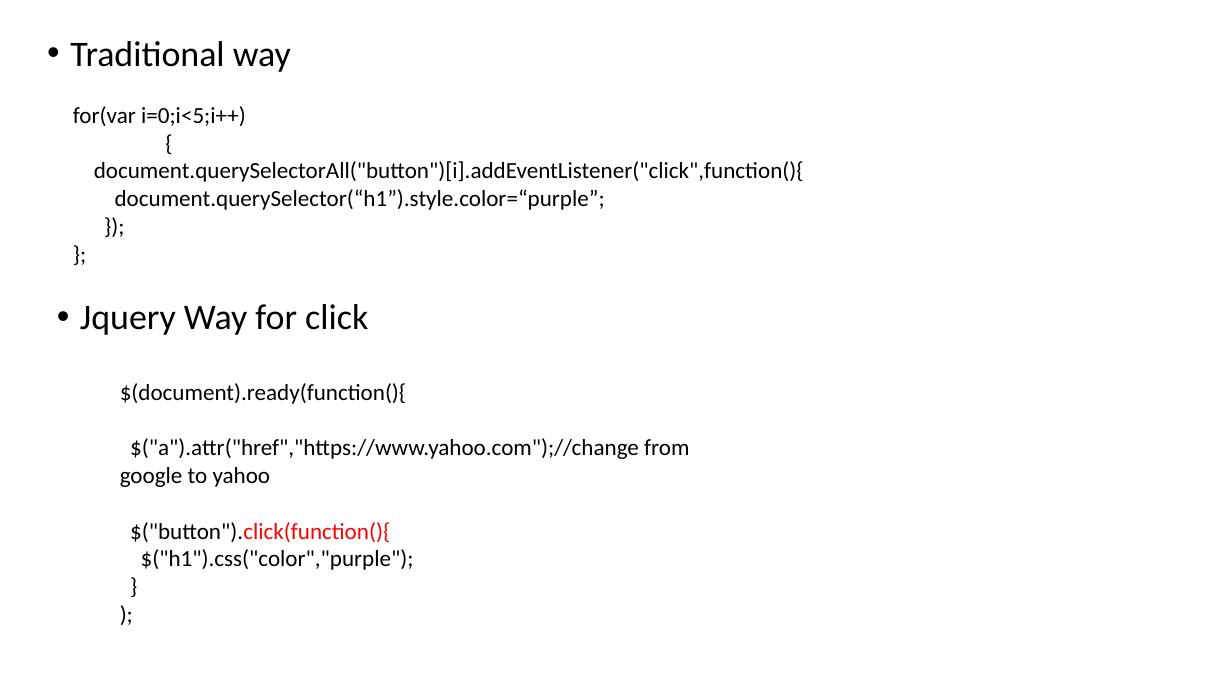
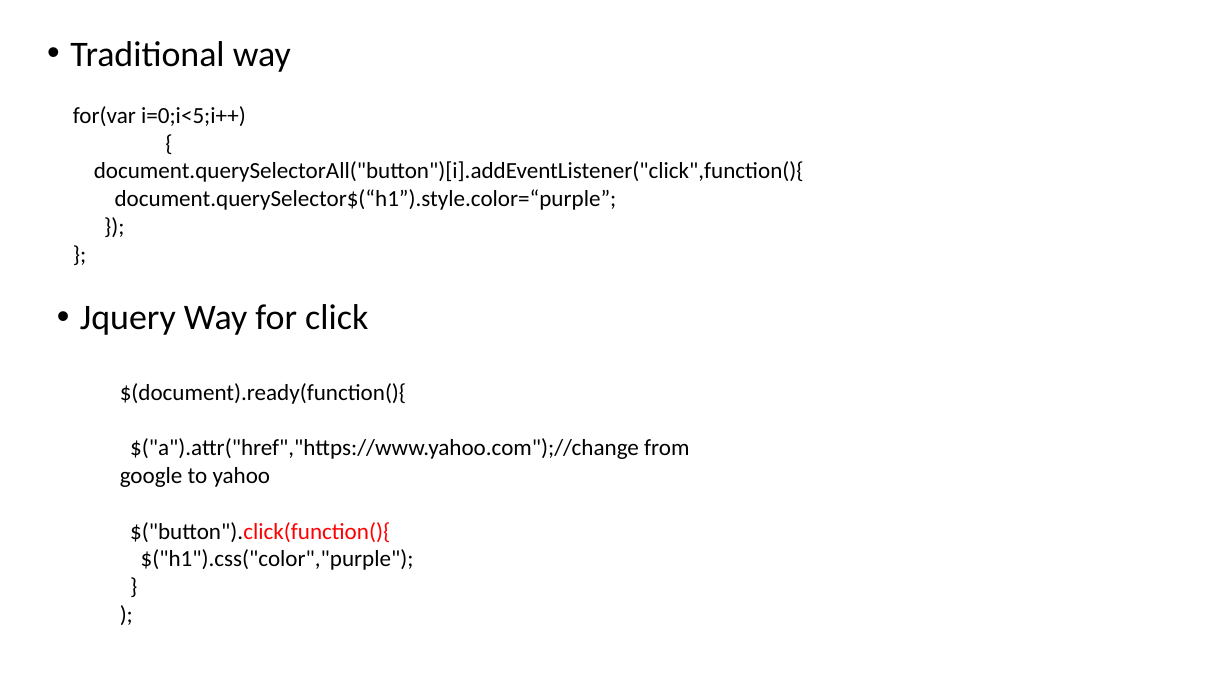
Before and after one commit to aroranishant8/WebDevelopment, a slide deck: slide 12 of Presentations/Section14_Jquery.pptx. Drawn at 1232x693 pixels with LibreOffice and Linux fonts; fonts in the diff are those of the drawing. Boxes give left, top, right and bottom in pixels: in the first picture for what was removed or moved away, otherwise in the second. Text is boxed around its words. In the diff, an @@ line names an element or a change of style, - is before the commit and + after.

```diff
--- a/Presentations/Section14_Jquery.pptx
+++ b/Presentations/Section14_Jquery.pptx
@@ text at [115, 189, 617, 210]: text changed @@
-document.querySelector(“h1”).style.color=“purple”;
+document.querySelector$(“h1”).style.color=“purple”;
```
Also in this commit, not shown: 3 other slides changed, 3 slides added, 1 slide removed, 11 other files.
